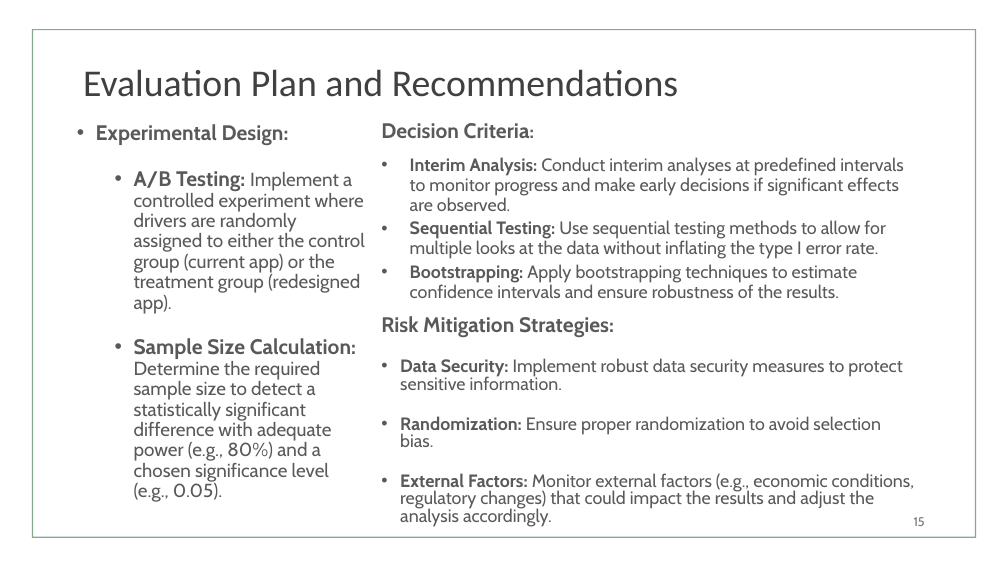
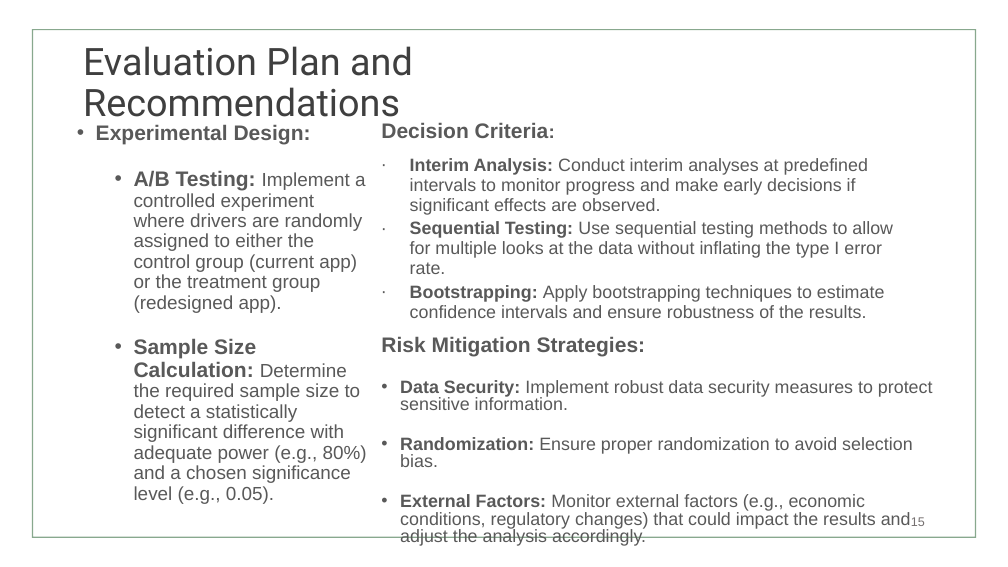
Before and after one commit to drpreetyrai/A-B_Testing, a slide deck: slide 15 of AB_Testing/Uber A_B testing.pptx. Drawn at 1008x567 pixels with LibreOffice and Linux fonts; fonts in the diff are those of the drawing. Boxes give left, top, right and bottom in pixels: in the first picture for what was removed or moved away, otherwise in the second. Text is boxed around its words. In the diff, an @@ line names an element or a change of style, - is before the commit and + after.

```diff
--- a/AB_Testing/Uber A_B testing.pptx
+++ b/AB_Testing/Uber A_B testing.pptx
@@ title "Evaluation Plan and Recommendations" at bbox=[83, 46, 413, 126]: font Calibri to Roboto, text colour #404040 to #3F3F3F @@
@@ text "Experimental Design:" at bbox=[96, 125, 367, 504]: font Cabin to Arial; less space between paragraphs @@
@@ text "Decision Criteria:" at bbox=[381, 123, 933, 546]: font Cabin to Arial; less space between paragraphs; bullet • to ∙; more space between paragraphs @@
@@ page number at bbox=[911, 517, 925, 526]: font Cabin to Arial, text colour #767171 to #757070 @@
```
Also in this commit, not shown: 17 other slides changed.
